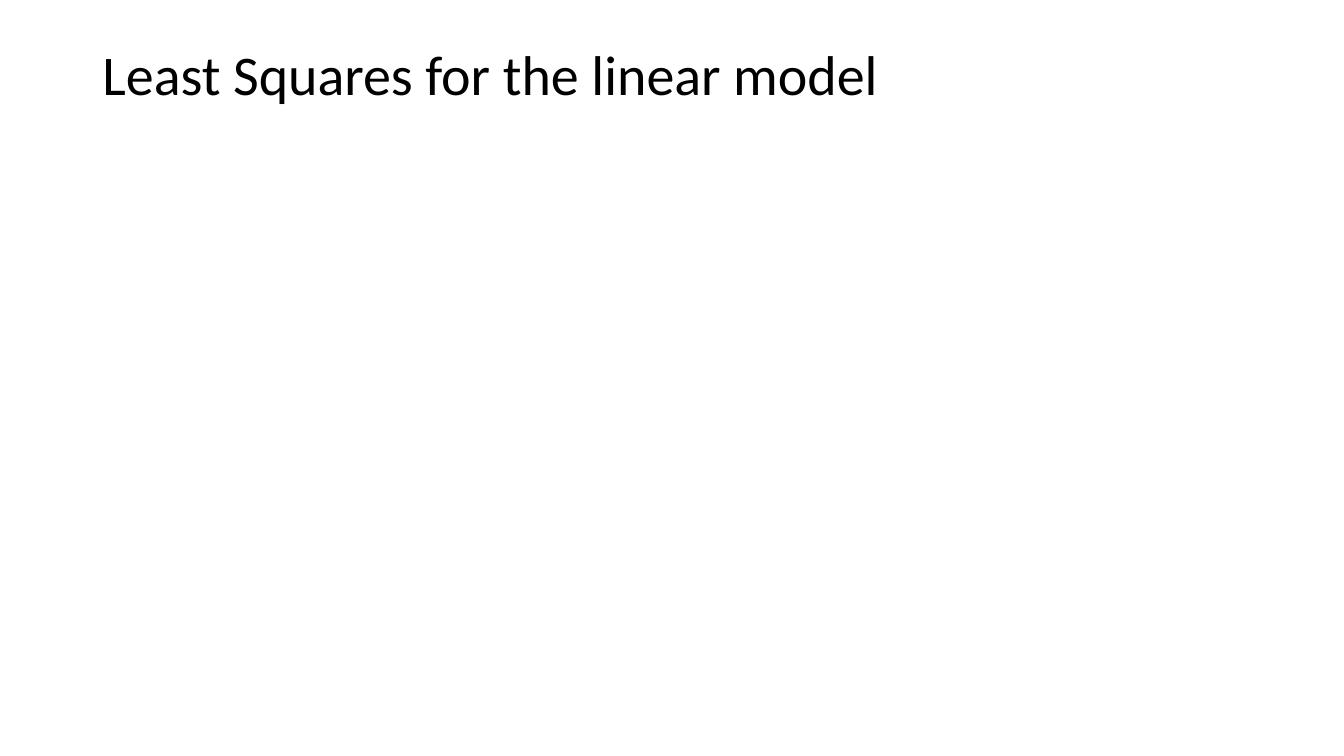
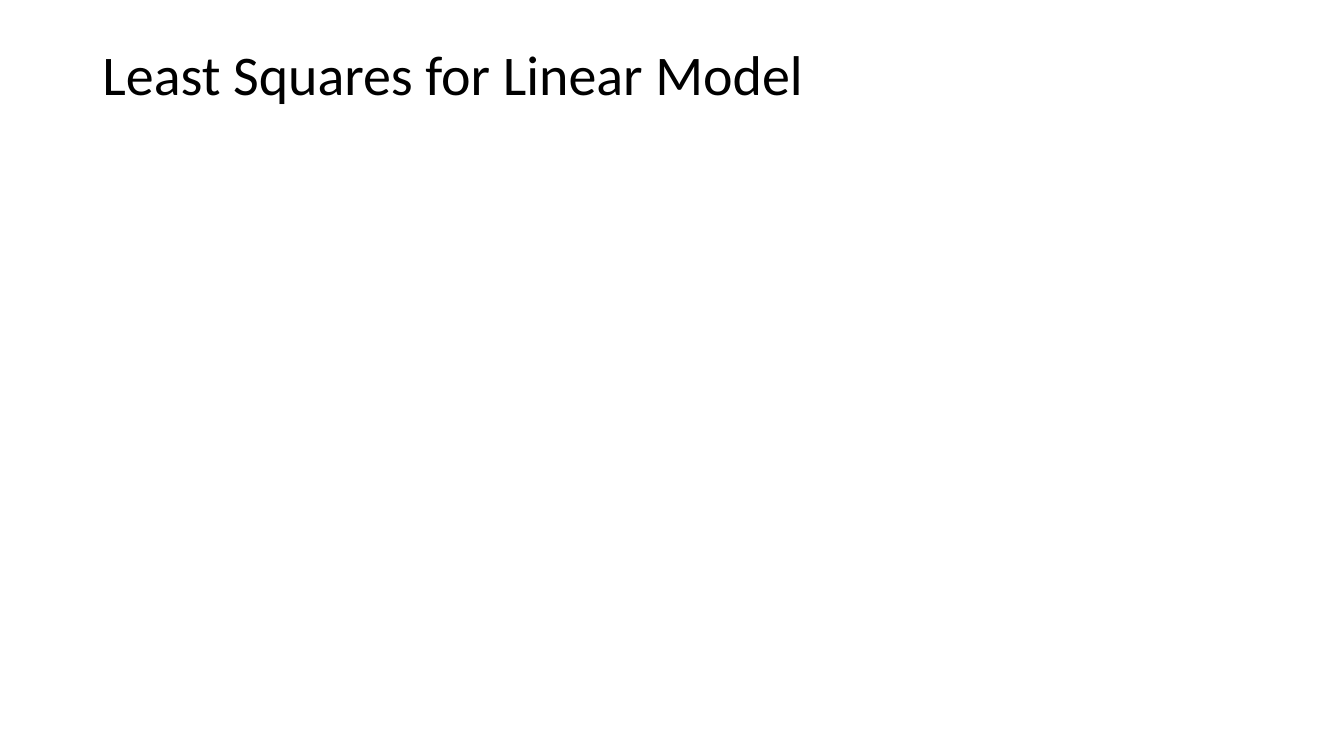
Before and after one commit to StephenElston/CSCI-E25, a slide deck: slide 41 of SuplementaryMaterial/ReviewOfLinearAlgebra.pptx (slide 49 before the commit). Drawn at 1344x756 pixels with LibreOffice and Linux fonts; fonts in the diff are those of the drawing; grey boxes stand for pictures. Boxes give left, top, right and bottom in pixels: in the first picture for what was removed or moved away, otherwise in the second. Text is boxed around its words. In the diff, an @@ line names an element or a change of style, - is before the commit and + after.

Commit message:
Updates to linear algebra review slides

```diff
--- a/SuplementaryMaterial/ReviewOfLinearAlgebra.pptx
+++ b/SuplementaryMaterial/ReviewOfLinearAlgebra.pptx
@@ title at (x1=102, y1=56, x2=802, y2=104): text changed @@
-Least Squares for the linear model
+Least Squares for Linear Model
```
Also in this commit, not shown: 12 other slides changed, 4 slides added, 5 slides removed.
